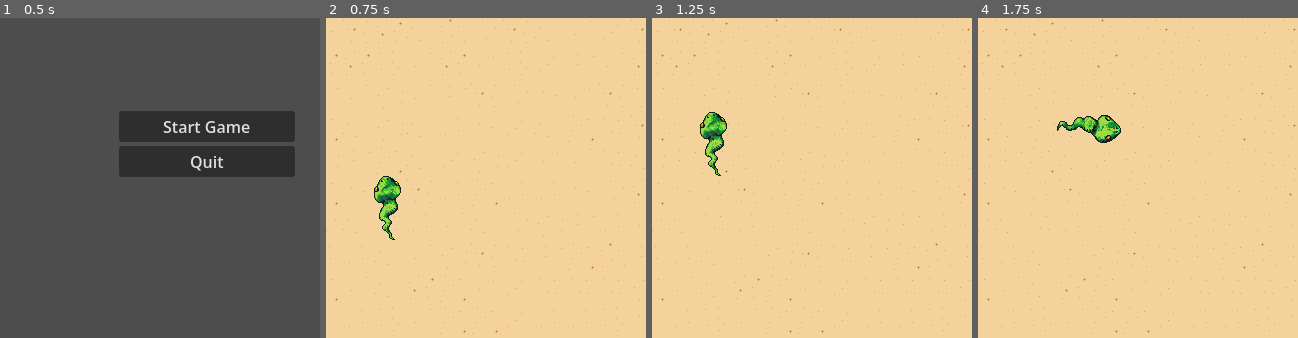
Above: before the commit, frames 1-4 (left to right).
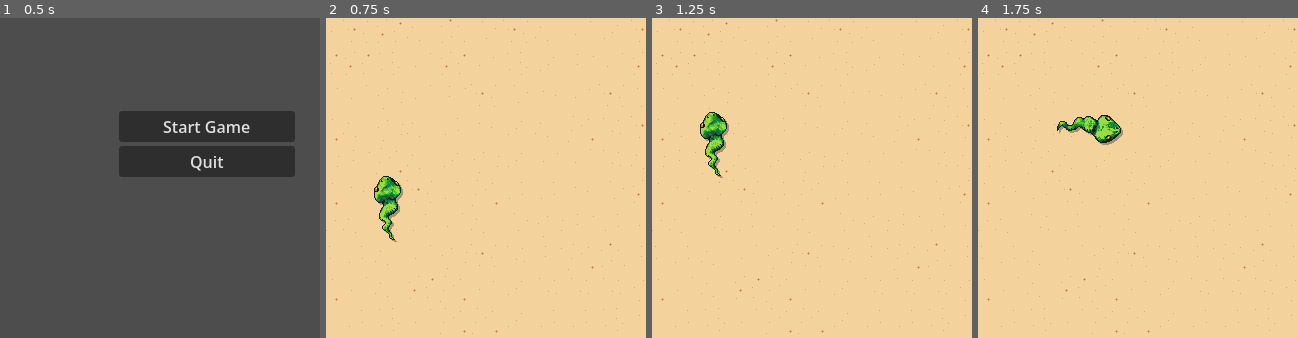
Above: after the commit, the same moments.

Repository: danielcreid/snake
Game: Godot game, scene res://src/menus/StartScreen.tscn
Two runs of this game, one before a commit and one after it. Both use one fixed random seed, a clock stepped at 60 frames per second and the inputs below.
Inputs:
- Up to frame 1 (0.5 s): no input
- Up to frame 2 (0.75 s): click "Start Game" at 0.5 s
- Up to frame 3 (1.25 s): no input
- Up to frame 4 (1.75 s): hold D (move_right) from 1.28 s (still down)
The pictures show only the part of the screen within x 18-68%, y 30-80%; the shares and areas given below are measured in that part.

Frame 1 is identical in both runs. In frame 2, 0.1% of the frame differs, in the area x 16-25%, y 51-70%; in frame 3, 0.1%; in frame 4, 0.1%.

Commit message:
Adding snake shadow

Diff:
--- a/src/gameplay/SnakePart.tscn
+++ b/src/gameplay/SnakePart.tscn
@@ -2,17 +2,25 @@
 
 [ext_resource type="Script" uid="uid://dlwsnucsq6kdd" path="res://src/gameplay/snake_part.gd" id="1_m2oqr"]
 [ext_resource type="Texture2D" uid="uid://d0bg78kvaace5" path="res://assets/art/sprites/snake.png" id="1_vujho"]
-[ext_resource type="Texture2D" uid="uid://dlogxirno5jtr" path="res://assets/art/sprites/snake-shadow.png" id="2_w6i42"]
-
-[sub_resource type="AtlasTexture" id="AtlasTexture_0h62n"]
-atlas = ExtResource("2_w6i42")
-region = Rect2(0, 0, 32, 32)
-filter_clip = true
 
 [sub_resource type="AtlasTexture" id="AtlasTexture_m2oqr"]
 atlas = ExtResource("1_vujho")
 region = Rect2(32, 0, 32, 32)
 filter_clip = true
+
+[sub_resource type="Shader" id="Shader_smniw"]
+code = "shader_type canvas_item;
+
+uniform vec4 shadow_color : source_color = vec4(0.0, 0.0, 0.0, 0.5);
+
+void fragment() {
+	vec4 tex_color = texture(TEXTURE, UV);
+	COLOR = vec4(shadow_color.rgb, shadow_color.a * tex_color.a);
+}"
+
+[sub_resource type="ShaderMaterial" id="ShaderMaterial_e718q"]
+shader = SubResource("Shader_smniw")
+shader_parameter/shadow_color = Color(0, 0, 0, 0.3137255)
 
 [sub_resource type="RectangleShape2D" id="RectangleShape2D_bj4t2"]
 size = Vector2(24, 24)
@@ -22,15 +30,20 @@
 collision_mask = 7
 script = ExtResource("1_m2oqr")
 
-[node name="ShadowSprite" type="Sprite2D" parent="." unique_id=699448279]
-visible = false
-position = Vector2(2, 2)
-texture = SubResource("AtlasTexture_0h62n")
-centered = false
-
 [node name="SnakeSprite" type="Sprite2D" parent="." unique_id=1909719668]
 unique_name_in_owner = true
+z_index = 1
 texture_filter = 1
+texture = SubResource("AtlasTexture_m2oqr")
+centered = false
+region_rect = Rect2(96, 32, 32, 32)
+region_filter_clip_enabled = true
+
+[node name="SnakeShadowSprite" type="Sprite2D" parent="." unique_id=1369941799]
+unique_name_in_owner = true
+texture_filter = 1
+material = SubResource("ShaderMaterial_e718q")
+position = Vector2(2, 2)
 texture = SubResource("AtlasTexture_m2oqr")
 centered = false
 region_rect = Rect2(96, 32, 32, 32)
--- a/src/gameplay/gameplay.gd
+++ b/src/gameplay/gameplay.gd
@@ -70,8 +70,8 @@
 	snake_parts.push_back(tail)
 	spawner.spawn_food(snake_parts)
 
-	head.get_node("%SnakeSprite").texture.region = snake_part_sprite_regions["head_up"]
-	tail.get_node("%SnakeSprite").texture.region = snake_part_sprite_regions["tail_up"]
+	head.set_region(snake_part_sprite_regions["head_up"])
+	tail.set_region(snake_part_sprite_regions["tail_up"])
 
 func _process(_delta: float) -> void:
 	var new_direction: Vector2 = Vector2.ZERO
@@ -133,13 +133,13 @@
 		if i == 0:
 			match move_direction:
 				Vector2.UP:
-					snake_parts[i].get_node("%SnakeSprite").texture.region = snake_part_sprite_regions["head_up"]
+					snake_parts[i].set_region(snake_part_sprite_regions["head_up"])
 				Vector2.RIGHT:
-					snake_parts[i].get_node("%SnakeSprite").texture.region = snake_part_sprite_regions["head_right"]
+					snake_parts[i].set_region(snake_part_sprite_regions["head_right"])
 				Vector2.DOWN:
-					snake_parts[i].get_node("%SnakeSprite").texture.region = snake_part_sprite_regions["head_down"]
+					snake_parts[i].set_region(snake_part_sprite_regions["head_down"])
 				Vector2.LEFT:
-					snake_parts[i].get_node("%SnakeSprite").texture.region = snake_part_sprite_regions["head_left"]
+					snake_parts[i].set_region(snake_part_sprite_regions["head_left"])
 			continue
 
 		# If this part is not the head, grab the previous part's position
@@ -158,7 +158,7 @@
 
 		# If this part is the tail, update sprite based on where the previous part is
 		if i + 1 >= snake_parts.size():
-			snake_parts[i].get_node("%SnakeSprite").texture.region = snake_part_sprite_regions["tail_" + prev_part_direction]
+			snake_parts[i].set_region(snake_part_sprite_regions["tail_" + prev_part_direction])
 			continue
 
 		# If this part is not the tail, grab the next part's position
@@ -186,10 +186,10 @@
 
 		# Check to see if the piece is either horizontal or vertical, then choose a corresponding random sprite
 		if direction_array.has("left") and direction_array.has("right") or direction_array.has("up") and direction_array.has("down"):
-			snake_parts[i].get_node("%SnakeSprite").texture.region = snake_part_sprite_regions["body_" + direction_array[0] + "_" + direction_array[1] + "_" + str(randi_range(0,1))]
+			snake_parts[i].set_region(snake_part_sprite_regions["body_" + direction_array[0] + "_" + direction_array[1] + "_" + str(randi_range(0,1))])
 		else:
 			# Render the appropriate corner sprite
-			snake_parts[i].get_node("%SnakeSprite").texture.region = snake_part_sprite_regions["body_" + direction_array[0] + "_" + direction_array[1]]
+			snake_parts[i].set_region(snake_part_sprite_regions["body_" + direction_array[0] + "_" + direction_array[1]])
 
 func _on_food_eaten() -> void:
 	# Spawn food
--- a/src/gameplay/snake_part.gd
+++ b/src/gameplay/snake_part.gd
@@ -3,7 +3,10 @@
 signal food_eaten
 signal obstacle_hit(obstacle)
 
-@onready var snake = %SnakeSprite
+const SHADOW_OFFSET := Vector2(2, 2)
+
+@onready var snake_sprite = %SnakeSprite
+@onready var snake_shadow_sprite = %SnakeShadowSprite
 
 var last_position: Vector2
 
@@ -12,14 +15,26 @@
 	self.body_entered.connect(_on_collision)
 
 	var atlas_texture: AtlasTexture = AtlasTexture.new()
-	atlas_texture.atlas = snake.texture.atlas
+	atlas_texture.atlas = snake_sprite.texture.atlas
 	atlas_texture.region = Rect2(0, 0, Global.GRID_SIZE, Global.GRID_SIZE)
 	atlas_texture.filter_clip = true
-	snake.texture = atlas_texture
+	snake_sprite.texture = atlas_texture
+
+	var shadow_atlas_texture: AtlasTexture = AtlasTexture.new()
+	shadow_atlas_texture.atlas = snake_sprite.texture.atlas
+	shadow_atlas_texture.region = atlas_texture.region
+	shadow_atlas_texture.filter_clip = true
+	snake_shadow_sprite.texture = shadow_atlas_texture
+	snake_shadow_sprite.position = snake_sprite.position + SHADOW_OFFSET
+	snake_shadow_sprite.z_index = snake_sprite.z_index - 1
 
 func move_to(new_position) -> void:
 	last_position = self.position
 	self.position = new_position
+
+func set_region(region: Rect2) -> void:
+	snake_sprite.texture.region = region
+	snake_shadow_sprite.texture.region = region
 
 func _on_collision(object) -> void:
 	if object.is_in_group("food"):
